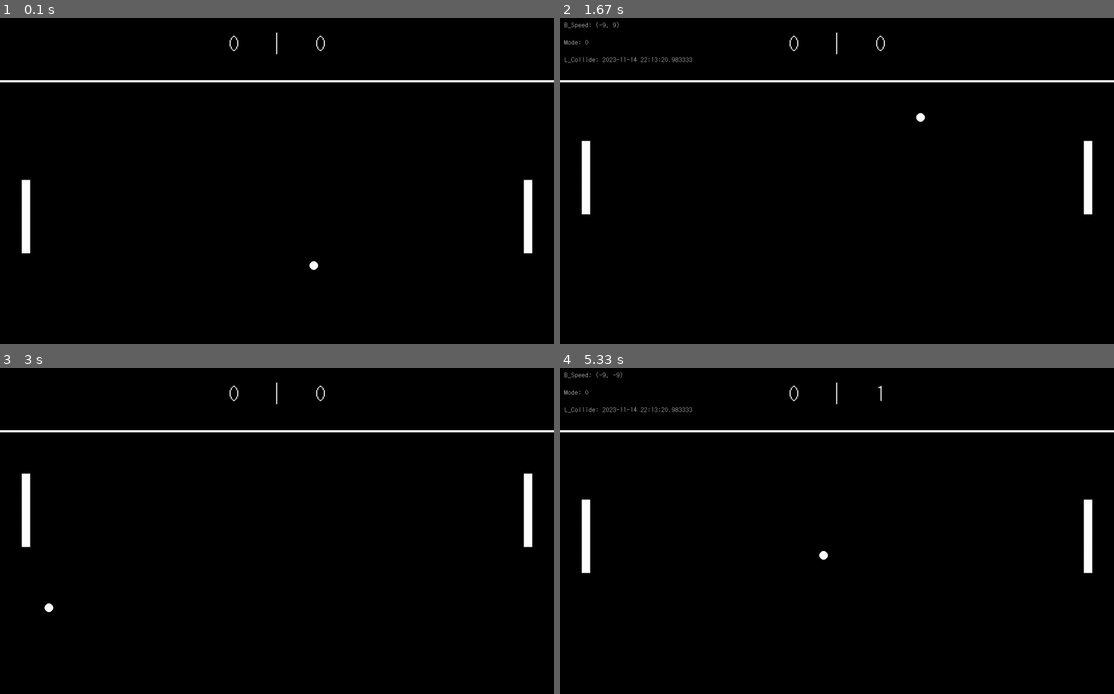
Above: before the commit, frames 1-4 (two rows, left to right).
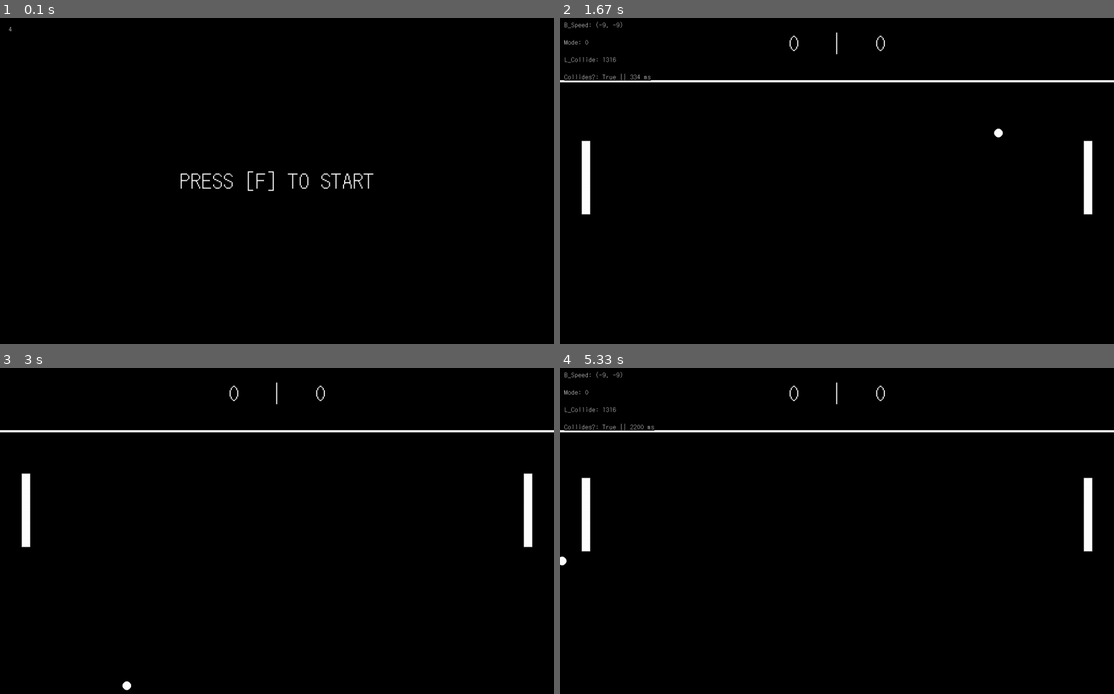
Above: after the commit, the same moments.

Repository: sansy98/sansy_repo
Game: pygame game, started from PythonCode/ponk/ponk.py
Two runs of this game, one before a commit and one after it. Both use one fixed random seed, a clock stepped at 60 frames per second and the inputs below.
Inputs:
- Up to frame 1 (0.1 s): no input
- Up to frame 2 (1.67 s): tap F at 0.33, 1.07, 1.37, 1.57 s; tap Space at 0.67 s; hold Up 1-1.47 s; hold W 1-1.47 s; hold Down from 1.5 s (still down); hold S from 1.5 s (still down)
- Up to frame 3 (3 s): release Down at 1.8 s; release S at 1.8 s; hold Up 1.83-2.2 s; hold W 1.83-2.2 s; tap F at 1.9, 2.3, 2.7 s; tap Space at 1.98 s; hold Down 2.23-2.6 s; hold S 2.23-2.6 s; hold Up 2.63-2.93 s; hold W 2.63-2.93 s; hold Down from 2.97 s (still down); hold S from 2.97 s (still down)
- Up to frame 4 (5.33 s): tap F at 3.03, 3.37 s; tap Space at 3.12 s; release Down at 3.27 s; release S at 3.27 s; hold Up 3.3-3.67 s; hold W 3.3-3.67 s

The runs differ from the first frame. In frame 1, 2.1% of the frame differs, in the area x 0-100%, y 2-78%; in frame 2, 0.3%; in frame 3, less than 0.1%; in frame 4, 0.8%.

Commit message:
snek game placeholder

Diff:
--- a/PythonCode/ponk/ponk.py
+++ b/PythonCode/ponk/ponk.py
@@ -16,6 +16,7 @@
 pygame.display.set_icon(pygame.image.load("logo.png"));
 running = True;
 debug = False;
+main_menu = True;
 clock = pygame.time.Clock();
 lastCollide = None;
 mode = random.randint(0, 1);
@@ -37,32 +38,87 @@
 ballRect = ball.get_rect();
 ballRect = ballRect.move(random.choice(range(600, 700)), random.choice(range(500, 600)));
 speed = [random.choice(range(8, 11)),random.choice(range(8, 11))];
-if mode == 1: speed = [random.choice((-8, 8)), random.choice((-8, 8))]
+if mode == 1: speed = [random.choice((-8, 8)), random.choice((-8, 8))];
 
 def restartBall(ballRect, lastCollide):
     ballRect.x = random.choice(range(600, 700));
     ballRect.y = random.choice(range(500, 600));
-    lastCollide = datetime.now();
+    lastCollide = pygame.time.get_ticks();
+
+def getNewSpeed(s):
+    if s > 0:   x = random.randint(-s, s);
+    elif s < 0: x = random.randint(s, -s);
+    elif s == 0: x = random.randint(-8, 8);
+    return x;
+
+while running:
+
+    blink = 0;
+    blinkState = 0;
+    while main_menu:
+        clock.tick(60);
+        for event in pygame.event.get():
+            if event.type == KEYDOWN:
+                if event.key == K_f and main_menu: main_menu = False;
+                if event.key == K_SPACE and not main_menu and not debug: debug = True;
+                elif event.key == K_SPACE and not main_menu and debug: debug = False;
+            if event.type == QUIT:
+                main_menu = False;
+                running = False;
+
+        screen.fill(BLACK);
+
+        debugBlinkTxt = fontDebug.render(str(blink), True, WHITE);
+        debugBlinkTxtRect = debugBlinkTxt.get_rect();
+        debugBlinkTxtRect = debugBlinkTxtRect.move(20, 20);
+        pygame.draw.rect(screen, BLACK, debugBlinkTxtRect, 1);
+        screen.blit(debugBlinkTxt, debugBlinkTxtRect);
+
+        if blink < 15: initMenuTxt = font.render("PRESS [F] TO START", True, WHITE);
+        elif blink > 15: initMenuTxt = font.render("PRESS [F] TO START", True, BLACK);
+        initMenuTxtRect = initMenuTxt.get_rect();
+        initMenuTxtRect.center = (width//2, height//2);
+        pygame.draw.rect(screen, BLACK, initMenuTxtRect, 1);
+        screen.blit(initMenuTxt, initMenuTxtRect);
+        pygame.display.update();
+        if blinkState == 0: blink += 1;
+        elif blinkState == 1: blink -= 1;
+        if blink >= 30 and blinkState == 0: blinkState = 1;
+        elif blink <= 0 and blinkState == 1: blinkState = 0;
 
 
-while running:
+    if not running:
+        break;
 
     clock.tick(60);
     for event in pygame.event.get():
         if event.type == KEYDOWN:
-            if event.key == K_SPACE and not debug: debug = True;
-            elif event.key == K_SPACE and debug: debug = False;
-        if event.type == QUIT: running = False;
+            if event.key == K_f and main_menu: main_manu = False;
+            if event.key == K_SPACE and not main_menu and not debug: debug = True;
+            elif event.key == K_SPACE and not main_menu and debug: debug = False;
+        if event.type == QUIT:
+            running = False;
 
     if ((ballRect.colliderect(jpcRect) and ballRect.top != jpcRect.bottom and ballRect.bottom != jpcRect.top) or (ballRect.colliderect(npcRect) and ballRect.top != npcRect.bottom and ballRect.bottom != npcRect.top)):
-        if lastCollide is None or (datetime.now() - lastCollide).seconds > 0.4:
-            lastCollide = datetime.now();
+        if mode == 1:
+            if lastCollide is None or (pygame.time.get_ticks() - lastCollide) > 10:
+                lastCollide = pygame.time.get_ticks();
+                pongEffect.play();
+                speed[0] = -speed[0];
+                speed[1] = getNewSpeed(speed[1]);
+        if mode == 0:
+            if lastCollide is None or (pygame.time.get_ticks() - lastCollide) > 10:
+                lastCollide = pygame.time.get_ticks();
+                pongEffect.play();
+                speed[0] = -speed[0];
+    if (ballRect.top < 150 or ballRect.bottom > height or (ballRect.colliderect(jpcRect) and (ballRect.top == jpcRect.bottom or ballRect.bottom == jpcRect.top)) or (ballRect.colliderect(npcRect) and (ballRect.top == npcRect.bottom or ballRect.bottom == npcRect.top))):
+        if mode == 1:
+            lastCollide = pygame.time.get_ticks();
             pongEffect.play();
-            speed[0] = -speed[0];
-            if mode == 1: speed[1] = -speed[1];
-    if (ballRect.top < 150 or ballRect.bottom > height or (ballRect.colliderect(jpcRect) and (ballRect.top == jpcRect.bottom or ballRect.bottom == jpcRect.top)) or (ballRect.colliderect(npcRect) and (ballRect.top == npcRect.bottom or ballRect.bottom == npcRect.top))):
-        pongEffect.play();
-        speed[1] = -speed[1];
+            speed[1] = -speed[1];
+        elif mode == 0:
+            pongEffect.play();
+            speed[1] = -speed[1];
     if ballRect.left < 0:
         bonkEffect.play();
         restartBall(ballRect, lastCollide);
@@ -112,8 +168,20 @@
         lastCollideTxtRect = lastCollideTxtRect.move(10, 90);
         pygame.draw.rect(screen, BLACK, lastCollideTxtRect, 1);
         screen.blit(lastCollideTxt, lastCollideTxtRect);
-
+        if not lastCollide == None:
+            if  (pygame.time.get_ticks() - lastCollide) > 10: canCollide = True;
+            else: canCollide = False;
+        else: canCollide = True;
+        if lastCollide != None: canCollideTxt = fontDebug.render("Collides?: " + str(canCollide) + " || " + str(pygame.time.get_ticks() - lastCollide) + " ms", True, WHITE);
+        else: canCollideTxt = fontDebug.render("Collides?: NULL", True, WHITE);
+        canCollideTxtRect = canCollideTxt.get_rect();
+        canCollideTxtRect = canCollideTxtRect.move(10, 130);
+        pygame.draw.rect(screen, BLACK, canCollideTxtRect, 1);
+        screen.blit(canCollideTxt, canCollideTxtRect);
     pygame.display.update();
 
 
+pygame.display.update();
+
+
 pygame.quit();
--- /dev/null
+++ b/PythonCode/snekGame/snek.py
@@ -0,0 +1 @@
+#Snek Game placeholder
